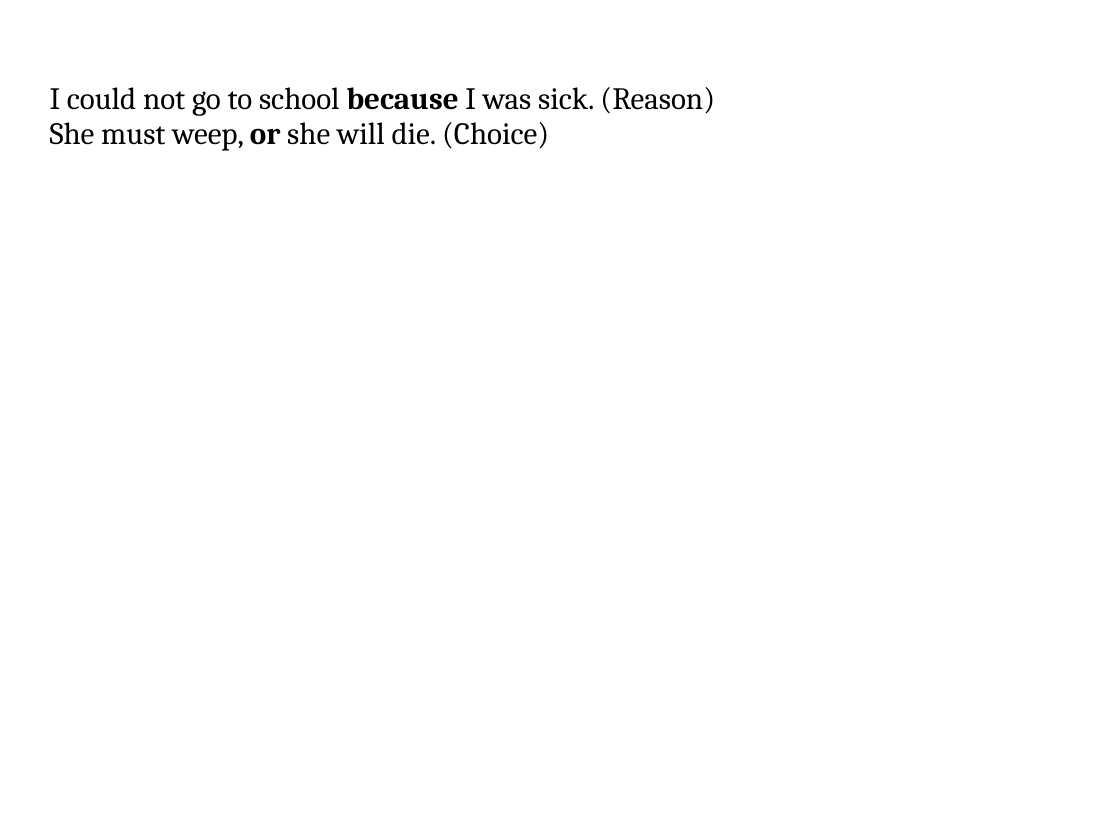
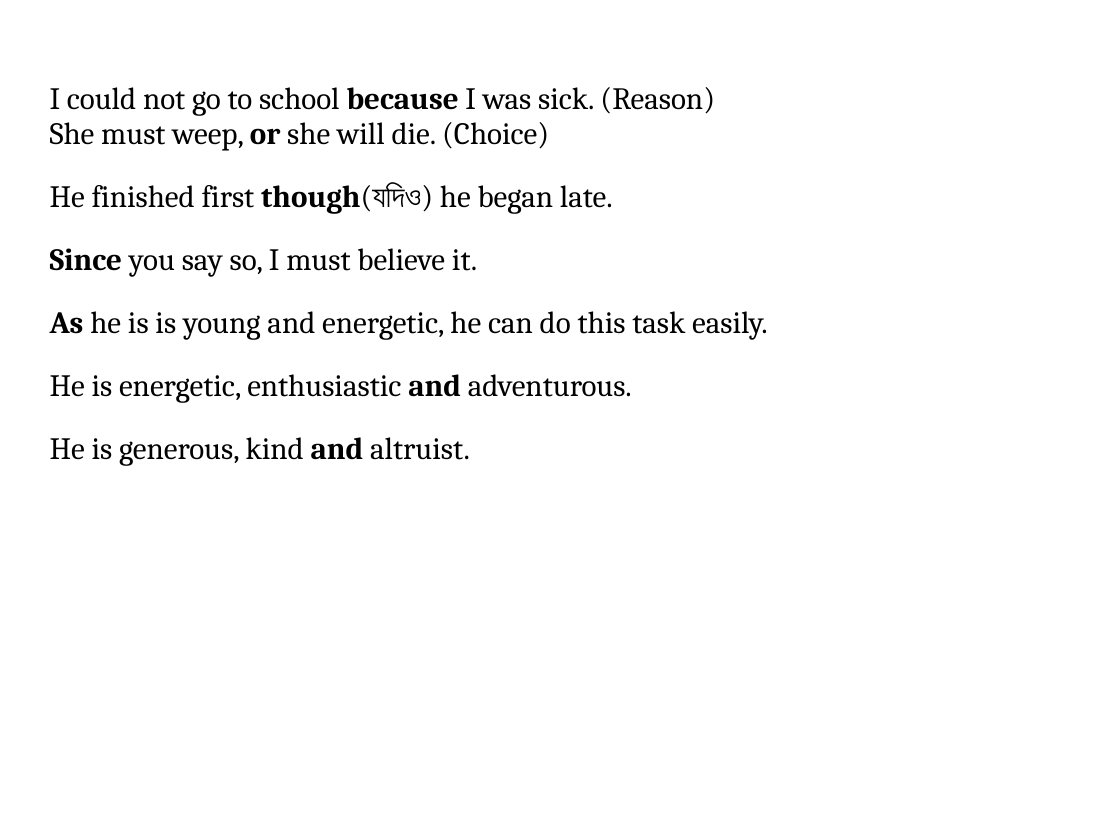
Before and after one commit to ADILp6/IBIT, a slide deck: slide 40 of Saturday_Monday_Wednesday/Class_6_16_February_2019/Parts_of_Speech.pptx. Drawn at 1120x840 pixels with LibreOffice and Linux fonts; fonts in the diff are those of the drawing. Boxes give left, top, right and bottom in pixels: in the first picture for what was removed or moved away, otherwise in the second. Text is boxed around its words. In the diff, an @@ line names an element or a change of style, - is before the commit and + after.

```diff
--- a/Saturday_Monday_Wednesday/Class_6_16_February_2019/Parts_of_Speech.pptx
+++ b/Saturday_Monday_Wednesday/Class_6_16_February_2019/Parts_of_Speech.pptx
@@ text in free at (50, 182, 768, 466): paragraphs added @@
+He finished first though(যদিও) he began late.
+Since you say so, I must believe it.
+As he is is young and energetic, he can do this task easily.
+He is energetic, enthusiastic and adventurous.
+He is generous, kind and altruist.
```
Also in this commit, not shown: 8 other slides changed, 9 other files.
